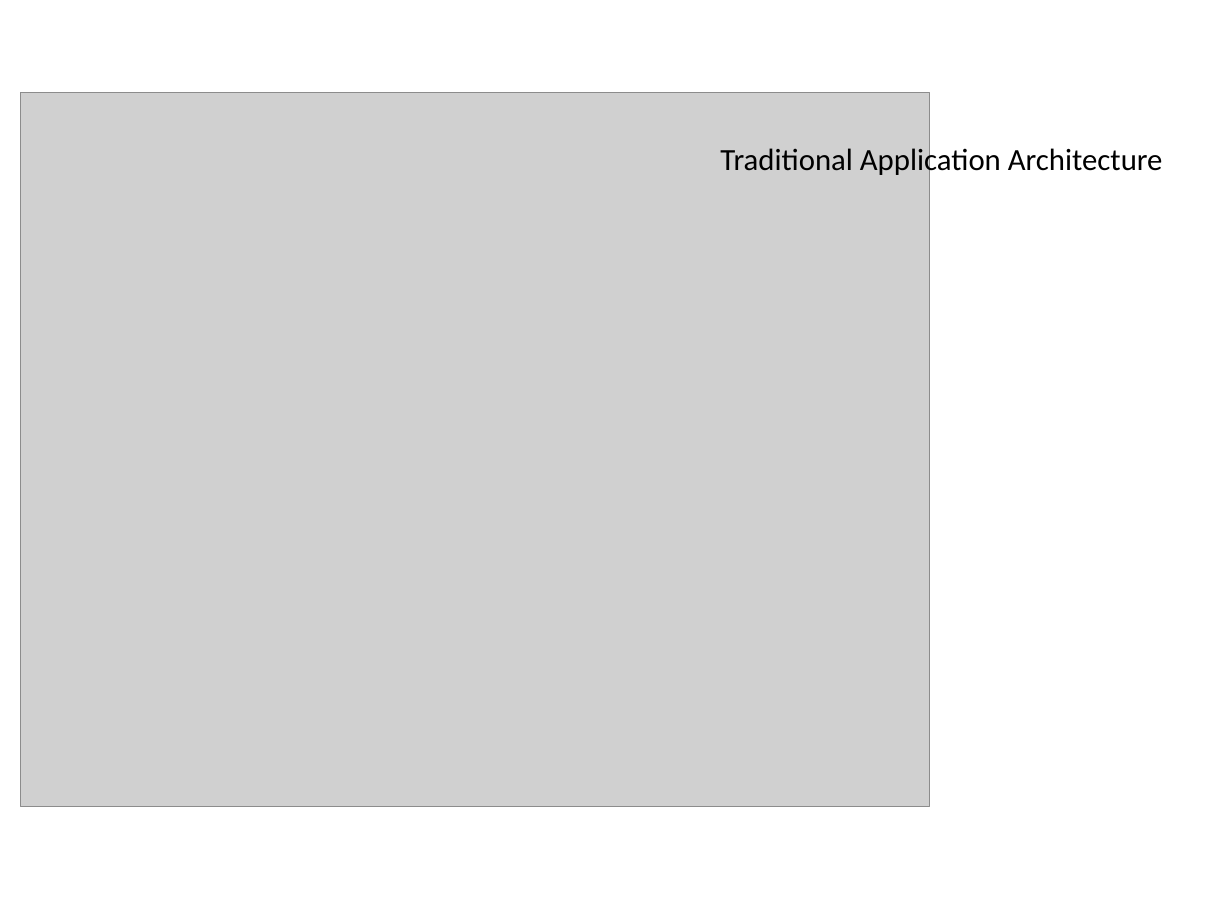
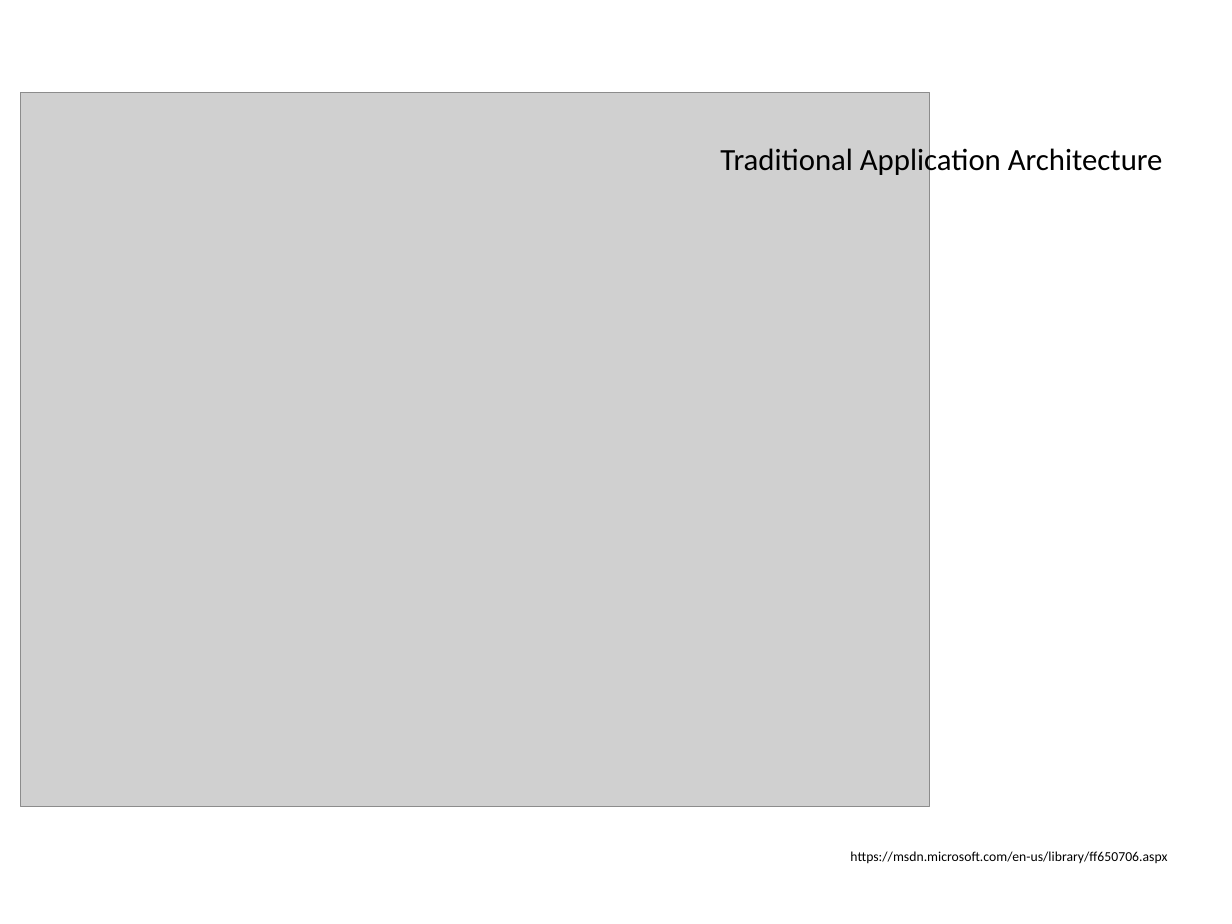
Before and after one commit to hotjk/translation, a slide deck: slide 9 of abstract.pptx (slide 12 before the commit). Drawn at 1232x924 pixels with LibreOffice and Linux fonts; fonts in the diff are those of the drawing; grey boxes stand for pictures. Boxes give left, top, right and bottom in pixels: in the first picture for what was removed or moved away, otherwise in the second. Text is boxed around its words. In the diff, an @@ line names an element or a change of style, - is before the commit and + after.

```diff
--- a/abstract.pptx
+++ b/abstract.pptx
@@ text added at (850,851,1167,864), 8 pt, text #000000 @@
+https://msdn.microsoft.com/en-us/library/ff650706.aspx
```
Also in this commit, not shown: 7 other slides changed, 3 slides added, 4 slides removed, 1 other file.
